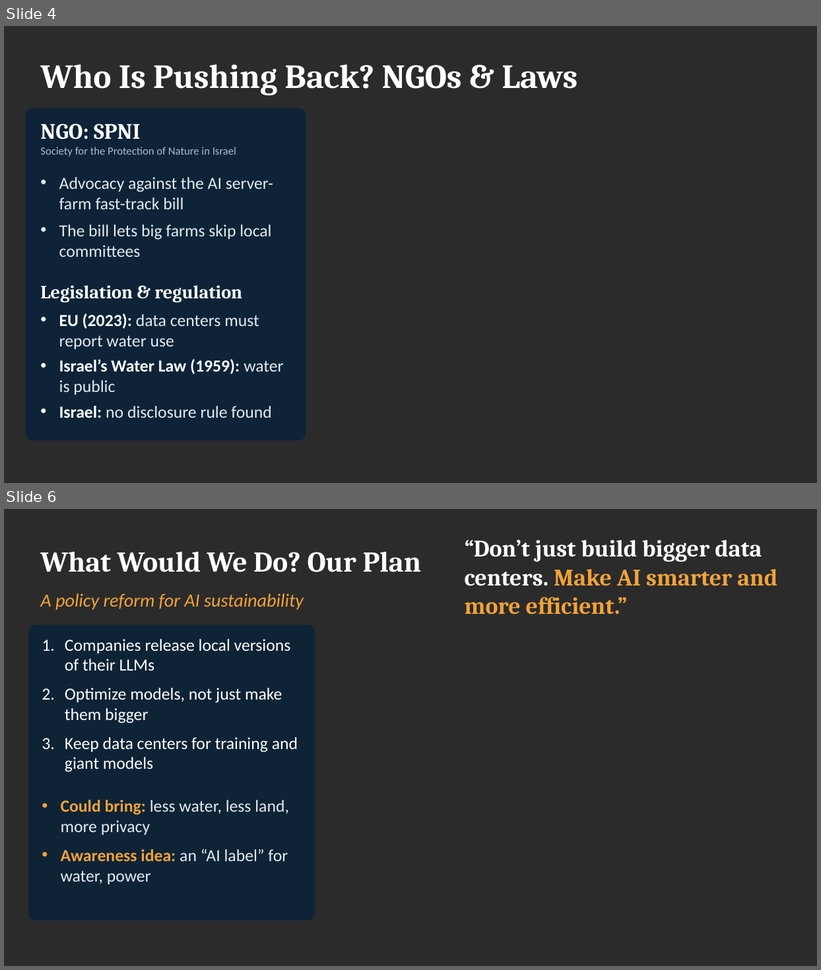
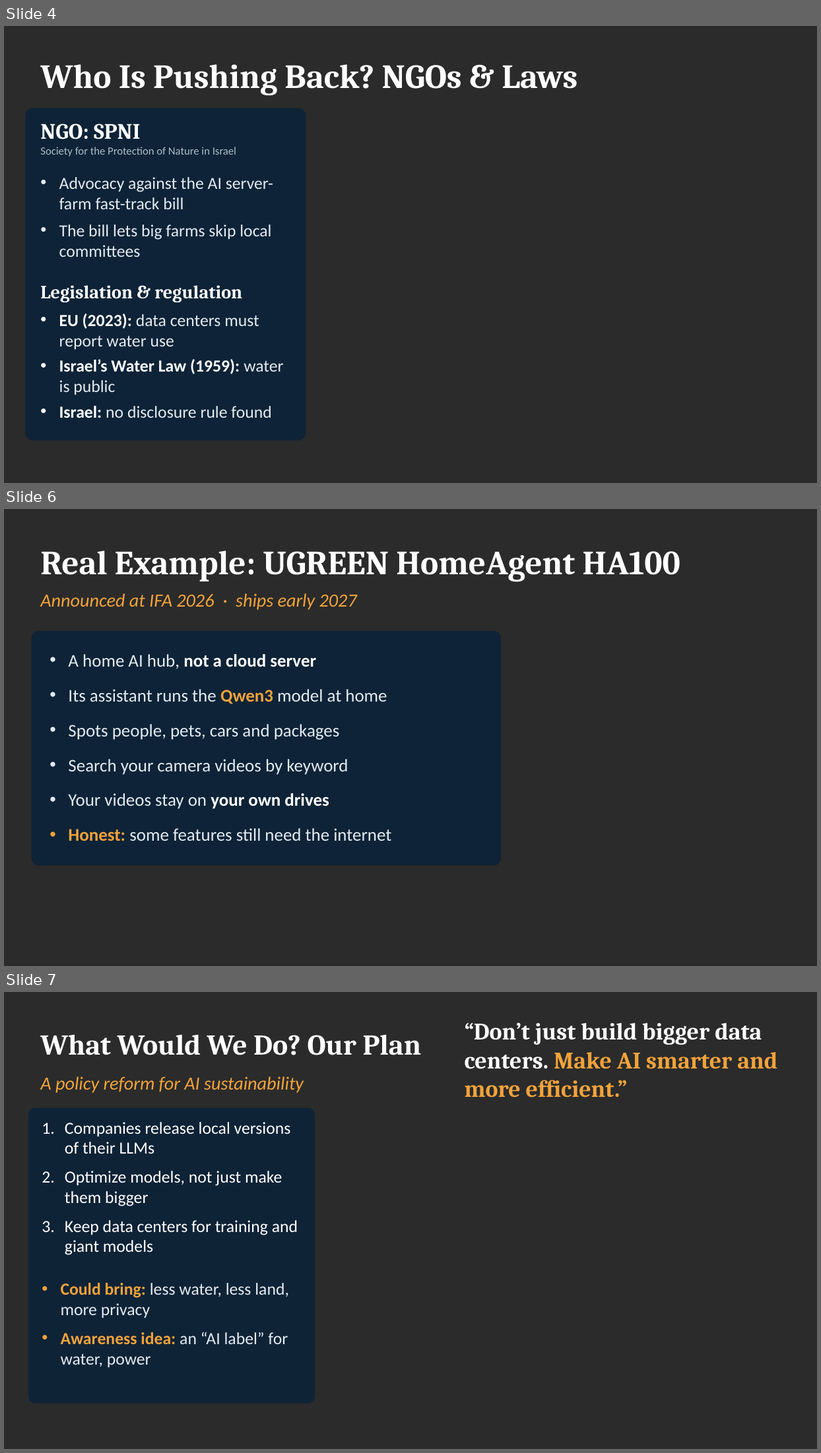
Before and after one commit to dekelelely/dekel12, a slide deck: ai-water-deck.pptx. Shown one above the other, each under a label of ours: slides 4 and 6 before the commit, slides 4, 6 and 7 after it; the slides between them are not shown. The pictures are 821x970 and 821x1453 pixels, drawn with LibreOffice and Linux fonts; fonts in the diff are those of the drawing; background and template pictures are left out; a plain dark background stands for a picture behind light text. Boxes give left, top, right and bottom in pixels: in the first picture for what was removed or moved away, otherwise in the second. Text is boxed around its words. In the diff, an @@ line names an element or a change of style, - is before the commit and + after.

```diff
--- a/ai-water-deck.pptx
+++ b/ai-water-deck.pptx
@@ slide 6 added at (x1=4, y1=509, x2=817, y2=966), background picture (left out) @@
@@ text added at (x1=40, y1=551, x2=681, y2=582), 40 pt, text #FFFFFF, bold @@
+Real Example: UGREEN HomeAgent HA100
@@ text added at (x1=40, y1=593, x2=357, y2=610), 22 pt, text #F2A33A, italic @@
+Announced at IFA 2026 · ships early 2027
@@ rounded rectangle added at (x1=32, y1=631, x2=501, y2=866), fill #0B2239 at 88% opacity @@
@@ text added at (x1=68, y1=654, x2=391, y2=842), 21 pt, text #E3EBF1 @@
+• A home AI hub, not a cloud server
+• Its assistant runs the Qwen3 model at home
+• Spots people, pets, cars and packages
+• Search your camera videos by keyword
+• Your videos stay on your own drives
+• Honest: some features still need the internet
@@ what was slide 6 is now slide 7 @@
```
Also in this commit, not shown: 1 slide changed, 5 other files.
